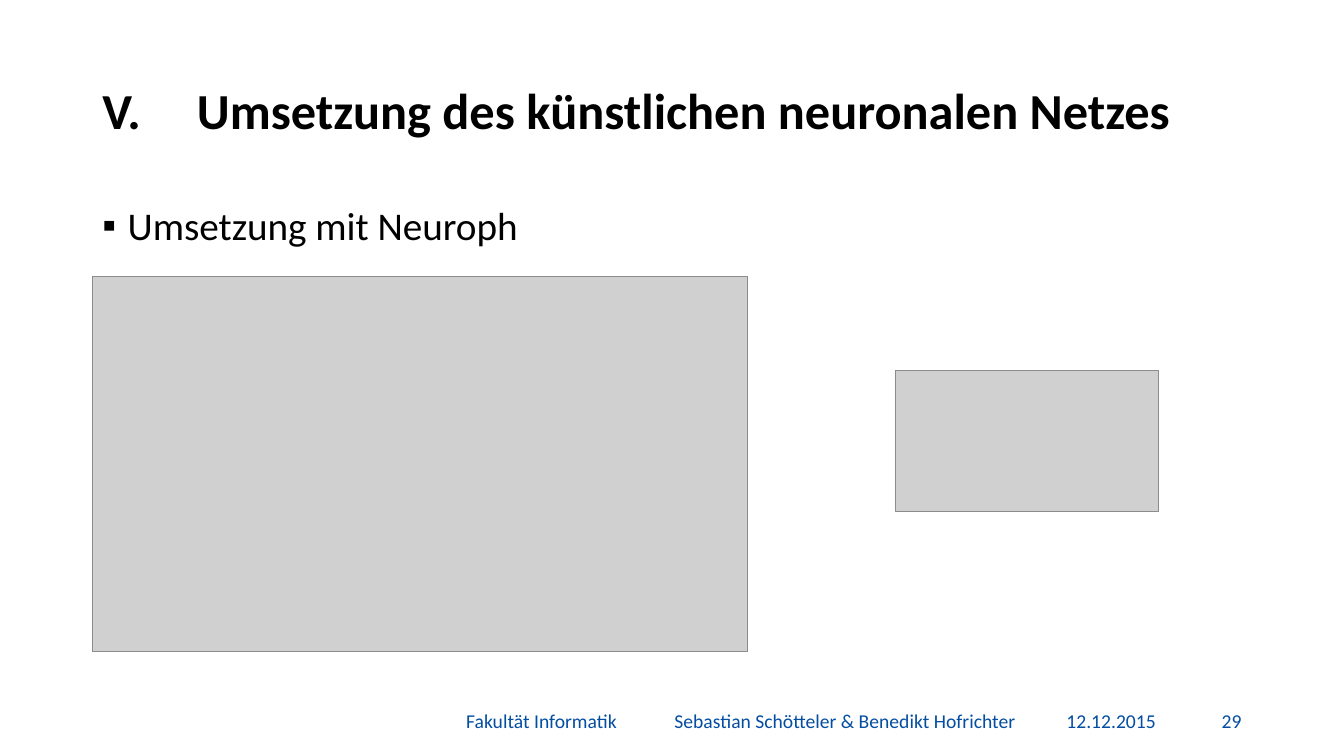
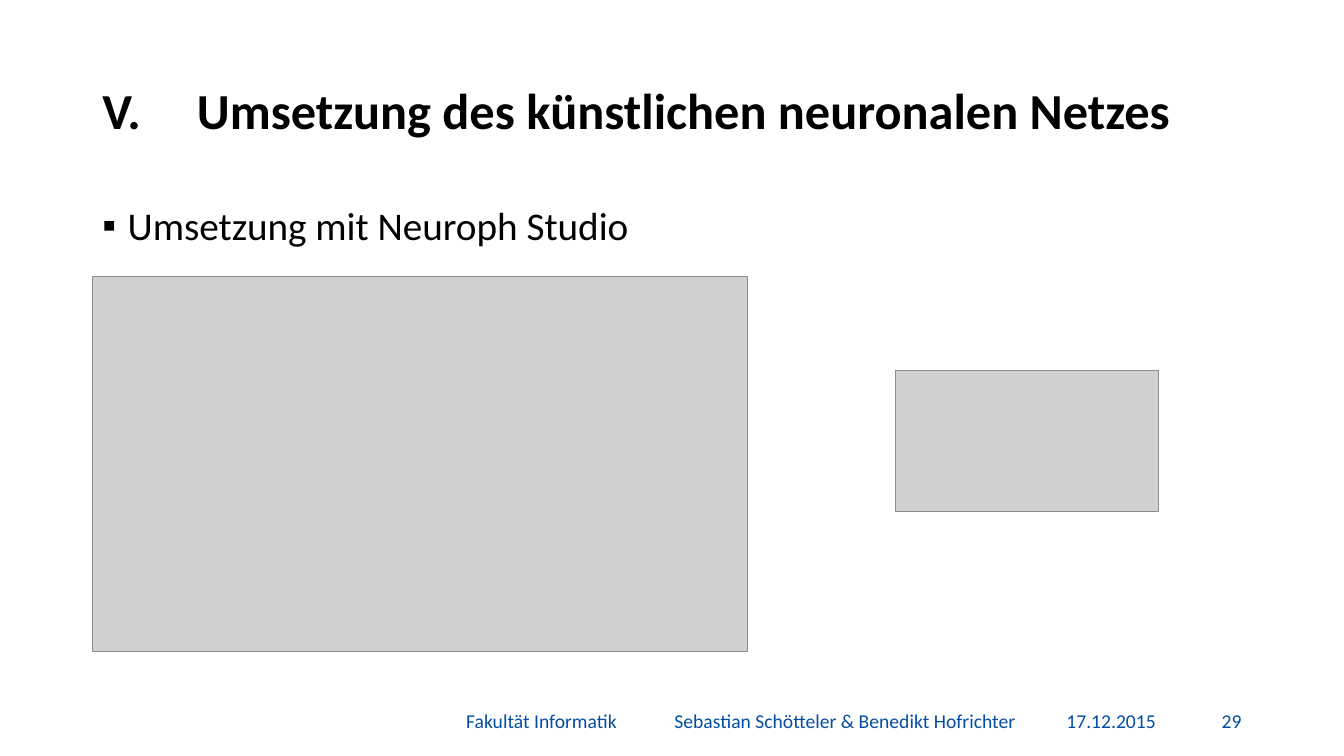
Before and after one commit to BenediktGitGit/soco15, a slide deck: slide 30 of 3b_Vortrag/Präsentation.pptx. Drawn at 1344x756 pixels with LibreOffice and Linux fonts; fonts in the diff are those of the drawing; grey boxes stand for pictures; background and template pictures are left out. Boxes give left, top, right and bottom in pixels: in the first picture for what was removed or moved away, otherwise in the second. Text is boxed around its words. In the diff, an @@ line names an element or a change of style, - is before the commit and + after.

```diff
--- a/3b_Vortrag/Präsentation.pptx
+++ b/3b_Vortrag/Präsentation.pptx
@@ text at [128, 212, 629, 247]: text changed @@
-▪ Umsetzung mit Neuroph
+▪ Umsetzung mit Neuroph Studio
@@ text at [1066, 715, 1155, 728]: text changed @@
-12.12.2015
+17.12.2015
```
Also in this commit, not shown: 51 other slides changed, 1 slide added, 3 other files.
